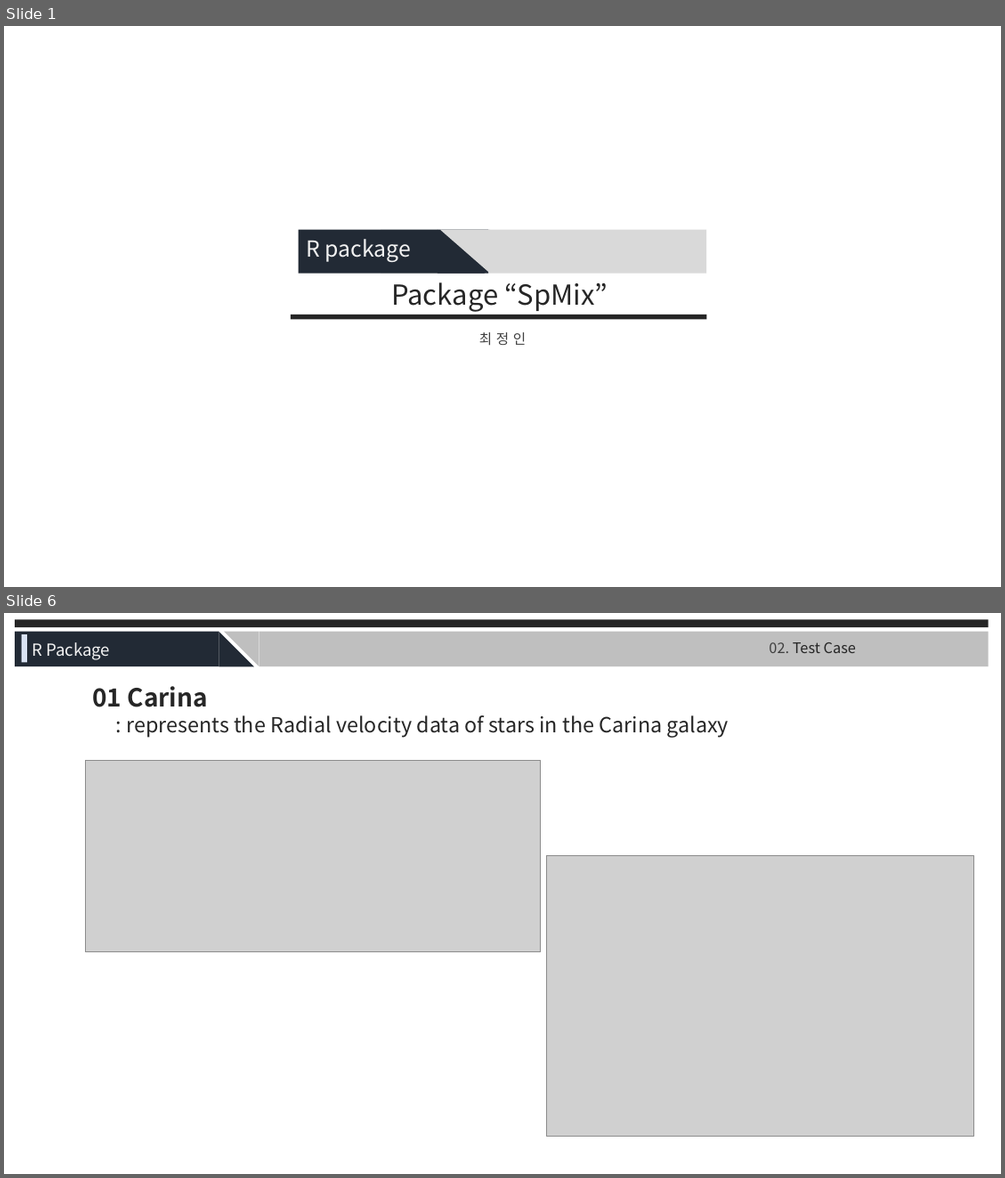
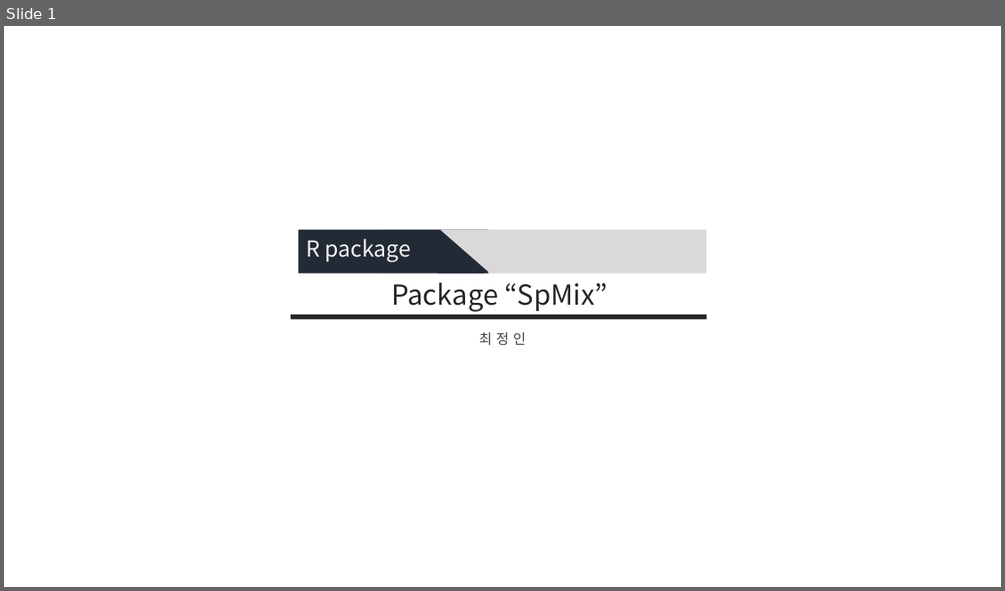
Before and after one commit to JaneeChoi/Semiparam_Mixture, a slide deck: Presentation Slides/0820_SpMix_fmlogcondens.pptx. Shown one above the other, each under a label of ours: slides 1 and 6 before the commit, slide 1 after it; the slides between them are not shown. The pictures are 1005x1178 and 1005x591 pixels, drawn with LibreOffice and Linux fonts; fonts in the diff are those of the drawing; grey boxes stand for pictures. Boxes give left, top, right and bottom in pixels: in the first picture for what was removed or moved away, otherwise in the second. Text is boxed around its words. In the diff, an @@ line names an element or a change of style, - is before the commit and + after.

```diff
--- a/Presentation Slides/0820_SpMix_fmlogcondens.pptx
+++ b/Presentation Slides/0820_SpMix_fmlogcondens.pptx
@@ slide 6 removed at [4, 613, 1001, 1174], background #FFFFFF @@
@@ rectangle removed at [15, 620, 988, 627] @@
@@ rectangle removed at [15, 632, 218, 666] @@
@@ rectangle removed at [21, 634, 26, 662] @@
@@ right triangle removed at [218, 632, 254, 666] @@
@@ right triangle removed at [224, 632, 259, 666] @@
@@ rectangle removed at [259, 632, 988, 666] @@
@@ text removed at [32, 642, 110, 660] @@
-R Package
@@ text removed at [769, 642, 856, 653] @@
-02. Test Case
@@ text removed at [92, 686, 728, 738] @@
-01 Carina
-: represents the Radial velocity data of stars in the Carina galaxy
@@ picture removed at [86, 760, 541, 952] @@
@@ picture removed at [546, 856, 973, 1135] @@
```
Also in this commit, not shown: 8 slides changed, 6 slides added, 8 other slides removed, 3 other files.
